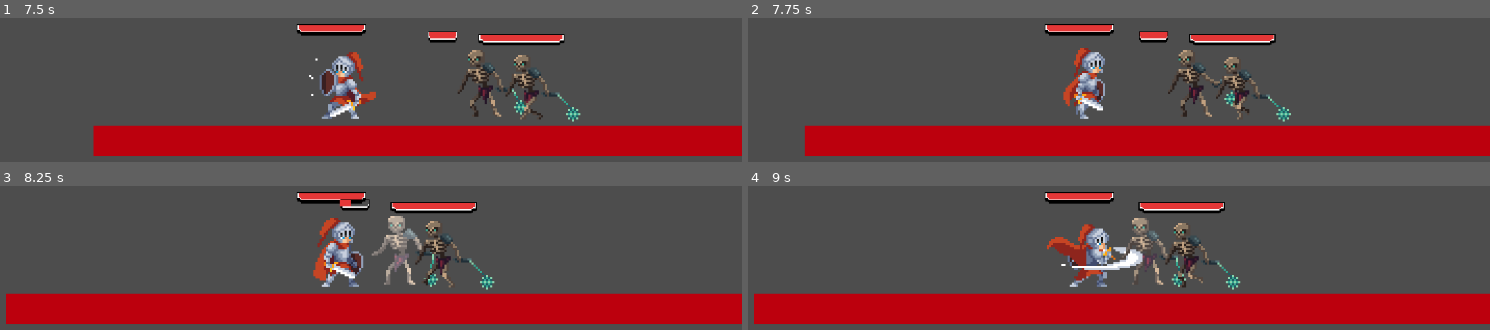
Above: before the commit, frames 1-4 (two rows, left to right).
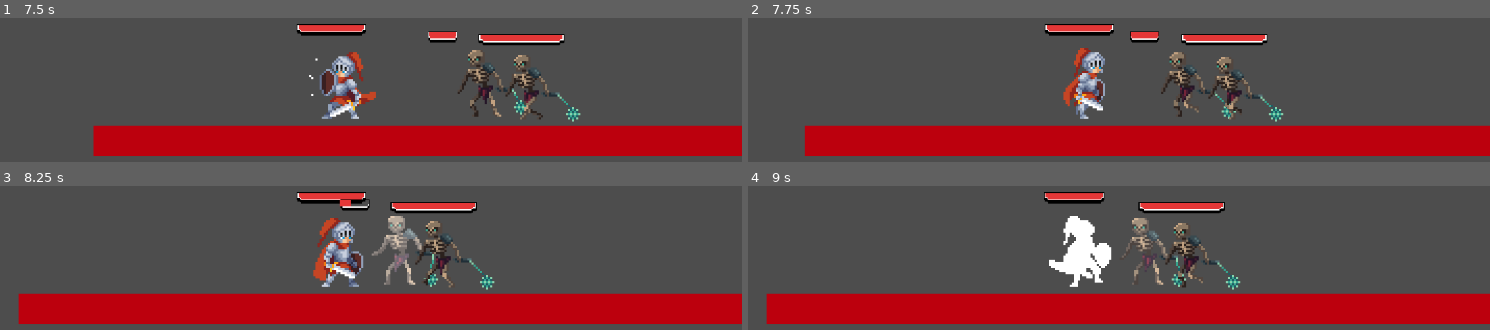
Above: after the commit, the same moments.

Repository: sky-monarch/holdThePanch
Game: Godot game, scene res://src/world.tscn
Two runs of this game, one before a commit and one after it. Both use one fixed random seed, a clock stepped at 60 frames per second and the inputs below.
Inputs (mouse positions are in pixels of both pictures, inside the frame that each line leads up to):
- Up to frame 1 (7.5 s): move the mouse to (519, 62) at 0.52 s; hold D (right) 0.53-2.03 s; click (519, 62) at 0.6 s; tap W (jump) at 0.77, 1.52, 3.02, 3.77, 4.52, 6.02, 6.77 s; right-click (519, 62) at 0.8 s; move the mouse to (185, 107) at 1.27 s; right-click (185, 107) at 1.35 s; click (185, 107) at 1.55 s; move the mouse to (outside the picture) at 2.02 s; hold A (left) 2.03-2.78 s; click (outside the picture) at 2.1 s; right-click (outside the picture) at 2.3 s; move the mouse to (outside the picture) at 2.77 s; hold D (right) 2.78-4.28 s; right-click (outside the picture) at 2.85 s; click (outside the picture) at 3.05 s; move the mouse to (578, 153) at 3.52 s; hold Shift (run) 3.53-4.28 s; right-click (578, 153) at 3.8 s; move the mouse to (103, 18) at 4.27 s; hold A (left) 4.28-5.03 s; click (103, 18) at 4.35 s; move the mouse to (385, 85) at 5.02 s; hold D (right) 5.03-5.78 s; right-click (385, 85) at 5.1 s; move the mouse to (outside the picture) at 5.77 s; hold A (left) 5.78-7.28 s; click (outside the picture) at 5.85 s; move the mouse to (519, 62) at 6.52 s; right-click (519, 62) at 6.6 s; move the mouse to (185, 107) at 7.27 s; hold D (right) from 7.28 s (still down); tap Shift (run) at 7.35 s
- Up to frame 2 (7.75 s): keep holding D (right); tap W (jump) at 7.52 s; click (933, 107) at 7.55 s
- Up to frame 3 (8.25 s): keep holding D (right); move the mouse to (outside the picture) at 8.02 s; click (outside the picture) at 8.1 s
- Up to frame 4 (9 s): keep holding D (right); right-click (outside the picture) at 8.3 s; move the mouse to (outside the picture) at 8.77 s; right-click (outside the picture) at 8.85 s

Frame 1 is identical in both runs. In frame 2, 3.1% of the frame differs, in the area x 51-74%, y 9-73%; in frame 3, 0.4%; in frame 4, 3.6%, in the area x 0-54%, y 4-96%.

Commit message:
Скрипт врага выделен в отдельный класс, который является родительским для всех врагов

Diff:
--- /dev/null
+++ b/scripts/enemy.gd
@@ -0,0 +1,122 @@
+extends CharacterBody2D
+class_name Enemy
+
+@export var speed: float = 100
+@export var max_hp: int = 30
+@export var damage: int = 10
+@export var attack_cooldown: float = 1
+
+var hp: int
+var player: Node2D = null
+var is_dead: bool = false
+var can_attack: bool = false
+var is_attacking: bool = false
+var is_hurting: bool = false
+var can_attaking = true
+var tween = null
+
+@onready var anim: AnimatedSprite2D = $AnimatedSprite2D
+@onready var detection_area: Area2D = $DetectionArea
+@onready var attack_area: Area2D = $AttackArea
+@onready var helth_bar = $HelthBar/FullHelthBar
+@onready var empty_bar = $HelthBar/EmptyHelthBar
+
+func _ready() -> void:
+	hp = max_hp
+	detection_area.body_entered.connect(_on_detection_body_entered)
+	detection_area.body_exited.connect(_on_detection_body_exited)
+	attack_area.body_entered.connect(_on_attack_body_entered)
+	attack_area.body_exited.connect(_on_attack_body_exited)
+
+
+
+func _physics_process(_delta: float) -> void:
+	if is_dead:
+		return
+
+	if is_hurting or is_attacking:
+		move_and_slide()
+		return
+
+	if player:
+		var dir = (player.global_position - global_position).normalized()
+		velocity.x = dir.x * speed
+		anim.flip_h = dir.x < 0
+		var players_in_attack_range = attack_area.get_overlapping_bodies().filter(func(body): return body.is_in_group("player"))
+		if can_attack and players_in_attack_range.size()>0:
+			velocity.x = 0
+			_attack()
+		else:
+			anim.play("Walk")
+	else:
+		velocity.x = 0
+		anim.play("Idle")
+
+	move_and_slide()
+
+func _on_detection_body_entered(body: Node) -> void:
+	if body.is_in_group("player"):
+		player = body
+
+func _on_detection_body_exited(body: Node) -> void:
+	if body == player:
+		player = null
+
+func _on_attack_body_entered(body: Node) -> void:
+	if body.is_in_group("player"):
+		can_attack = true
+
+func _on_attack_body_exited(body: Node) -> void:
+	if body.is_in_group("player"):
+		can_attack = false
+
+func _attack() -> void:
+	if is_attacking or is_dead or player == null or is_hurting:
+		return
+
+	is_attacking = true
+	anim.play("Attack")
+
+	await get_tree().create_timer(0.8).timeout
+	if can_attack and player and player.has_method("take_damage") and not player.is_defend:
+		var bodyes = attack_area.get_overlapping_bodies()
+		for body_attak in bodyes:
+			if body_attak.is_in_group("player"):
+				player.take_damage(damage)
+
+	await anim.animation_finished
+	is_attacking = false
+
+	await get_tree().create_timer(attack_cooldown).timeout
+	can_attack = true
+
+func take_damage(amount: int) -> void:
+	if is_dead or is_hurting or not can_attaking:
+		return
+	hp -= amount
+	update_helth_bar()
+	is_hurting = true
+	can_attack = false
+	can_attaking = false
+	anim.play("Hurt")
+	await anim.animation_finished
+	if hp <= 0:
+		die()
+	can_attack = true
+	is_hurting = false
+	await get_tree().create_timer(1).timeout
+	can_attaking = true
+
+func die() -> void:
+	is_dead = true
+	anim.play("Die")
+	await anim.animation_finished
+	queue_free()
+
+func update_helth_bar():
+	var scale_hp = clamp(float(hp)/float(max_hp), 0.0, 1.0)/2
+	if tween and tween.is_valid():
+		tween.kill()
+	tween = create_tween()
+	tween.tween_property(helth_bar, "scale:x", scale_hp, 0.2)
+	tween.tween_property(empty_bar, "scale:x", scale_hp, 0.2)
--- a/scripts/golem_blue.gd
+++ b/scripts/golem_blue.gd
@@ -1,121 +1 @@
-extends CharacterBody2D
-
-@export var speed: float = 100
-@export var max_hp: int = 30
-@export var damage: int = 10
-@export var attack_cooldown: float = 1
-
-var hp: int
-var player: Node2D = null
-var is_dead: bool = false
-var can_attack: bool = false
-var is_attacking: bool = false
-var is_hurting: bool = false
-var can_attaking = true
-var tween = null
-
-@onready var anim: AnimatedSprite2D = $AnimatedSprite2D
-@onready var detection_area: Area2D = $DetectionArea
-@onready var attack_area: Area2D = $AttackArea
-@onready var helth_bar = $HelthBar/FullHelthBar
-@onready var empty_bar = $HelthBar/EmptyHelthBar
-
-func _ready() -> void:
-	hp = max_hp
-	detection_area.body_entered.connect(_on_detection_body_entered)
-	detection_area.body_exited.connect(_on_detection_body_exited)
-	attack_area.body_entered.connect(_on_attack_body_entered)
-	attack_area.body_exited.connect(_on_attack_body_exited)
-
-
-
-func _physics_process(_delta: float) -> void:
-	if is_dead:
-		return
-
-	if is_hurting or is_attacking:
-		move_and_slide()
-		return
-
-	if player:
-		var dir = (player.global_position - global_position).normalized()
-		velocity.x = dir.x * speed
-		anim.flip_h = dir.x < 0
-		var players_in_attack_range = attack_area.get_overlapping_bodies().filter(func(body): return body.is_in_group("player"))
-		if can_attack and players_in_attack_range.size()>0:
-			velocity.x = 0
-			_attack()
-		else:
-			anim.play("Walk")
-	else:
-		velocity.x = 0
-		anim.play("Idle")
-
-	move_and_slide()
-
-func _on_detection_body_entered(body: Node) -> void:
-	if body.is_in_group("player"):
-		player = body
-
-func _on_detection_body_exited(body: Node) -> void:
-	if body == player:
-		player = null
-
-func _on_attack_body_entered(body: Node) -> void:
-	if body.is_in_group("player"):
-		can_attack = true
-
-func _on_attack_body_exited(body: Node) -> void:
-	if body.is_in_group("player"):
-		can_attack = false
-
-func _attack() -> void:
-	if is_attacking or is_dead or player == null or is_hurting:
-		return
-
-	is_attacking = true
-	anim.play("Attack")
-
-	await get_tree().create_timer(0.8).timeout
-	if can_attack and player and player.has_method("take_damage") and not player.is_defend:
-		var bodyes = attack_area.get_overlapping_bodies()
-		for body_attak in bodyes:
-			if body_attak.is_in_group("player"):
-				player.take_damage(damage)
-
-	await anim.animation_finished
-	is_attacking = false
-
-	await get_tree().create_timer(attack_cooldown).timeout
-	can_attack = true
-
-func take_damage(amount: int) -> void:
-	if is_dead or is_hurting or not can_attaking:
-		return
-	hp -= amount
-	update_helth_bar()
-	is_hurting = true
-	can_attack = false
-	can_attaking = false
-	anim.play("Hurt")
-	await anim.animation_finished
-	if hp <= 0:
-		die()
-	can_attack = true
-	is_hurting = false
-	await get_tree().create_timer(1).timeout
-	can_attaking = true
-
-func die() -> void:
-	is_dead = true
-	anim.play("Die")
-	await anim.animation_finished
-	queue_free()
-
-func update_helth_bar():
-	var scale_hp = clamp(float(hp)/float(max_hp), 0.0, 1.0)/2
-	if tween and tween.is_valid():
-		tween.kill()
-	tween = create_tween()
-	tween.tween_property(helth_bar, "scale:x", scale_hp, 0.2)
-	tween.tween_property(empty_bar, "scale:x", scale_hp, 0.2)
+extends Enemy
--- a/scripts/skelet.gd
+++ b/scripts/skelet.gd
@@ -1,121 +1 @@
-extends CharacterBody2D
-
-@export var speed: float = 100
-@export var max_hp: int = 30
-@export var damage: int = 10
-@export var attack_cooldown: float = 1
-
-var hp: int
-var player: Node2D = null
-var is_dead: bool = false
-var can_attack: bool = false
-var is_attacking: bool = false
-var is_hurting: bool = false
-var can_attaking = true
-var tween = null
-
-@onready var anim: AnimatedSprite2D = $AnimatedSprite2D
-@onready var detection_area: Area2D = $DetectionArea
-@onready var attack_area: Area2D = $AttackArea
-@onready var helth_bar = $HelthBar/FullHelthBar
-@onready var empty_bar = $HelthBar/EmptyHelthBar
-
-func _ready() -> void:
-	hp = max_hp
-	detection_area.body_entered.connect(_on_detection_body_entered)
-	detection_area.body_exited.connect(_on_detection_body_exited)
-	attack_area.body_entered.connect(_on_attack_body_entered)
-	attack_area.body_exited.connect(_on_attack_body_exited)
-
-
-
-func _physics_process(_delta: float) -> void:
-	if is_dead:
-		return
-
-	if is_hurting or is_attacking:
-		move_and_slide()
-		return
-
-	if player:
-		var dir = (player.global_position - global_position).normalized()
-		velocity.x = dir.x * speed
-		anim.flip_h = dir.x < 0
-		var players_in_attack_range = attack_area.get_overlapping_bodies().filter(func(body): return body.is_in_group("player"))
-		if can_attack and players_in_attack_range.size()>0:
-			velocity.x = 0
-			_attack()
-		else:
-			anim.play("Walk")
-	else:
-		velocity.x = 0
-		anim.play("Idle")
-
-	move_and_slide()
-
-func _on_detection_body_entered(body: Node) -> void:
-	if body.is_in_group("player"):
-		player = body
-
-func _on_detection_body_exited(body: Node) -> void:
-	if body == player:
-		player = null
-
-func _on_attack_body_entered(body: Node) -> void:
-	if body.is_in_group("player"):
-		can_attack = true
-
-func _on_attack_body_exited(body: Node) -> void:
-	if body.is_in_group("player"):
-		can_attack = false
-
-func _attack() -> void:
-	if is_attacking or is_dead or player == null or is_hurting:
-		return
-
-	is_attacking = true
-	anim.play("Attack")
-
-	await get_tree().create_timer(0.8).timeout
-	if can_attack and player and player.has_method("take_damage") and not player.is_defend:
-		var bodyes = attack_area.get_overlapping_bodies()
-		for body_attak in bodyes:
-			if body_attak.is_in_group("player"):
-				player.take_damage(damage)
-
-	await anim.animation_finished
-	is_attacking = false
-
-	await get_tree().create_timer(attack_cooldown).timeout
-	can_attack = true
-
-func take_damage(amount: int) -> void:
-	if is_dead or is_hurting or not can_attaking:
-		return
-	hp -= amount
-	update_helth_bar()
-	is_hurting = true
-	can_attack = false
-	can_attaking = false
-	anim.play("Hurt")
-	await anim.animation_finished
-	if hp <= 0:
-		die()
-	can_attack = true
-	is_hurting = false
-	await get_tree().create_timer(1).timeout
-	can_attaking = true
-
-func die() -> void:
-	is_dead = true
-	anim.play("Die")
-	await anim.animation_finished
-	queue_free()
-
-func update_helth_bar():
-	var scale_hp = clamp(float(hp)/float(max_hp), 0.0, 1.0)/2
-	if tween and tween.is_valid():
-		tween.kill()
-	tween = create_tween()
-	tween.tween_property(helth_bar, "scale:x", scale_hp, 0.2)
-	tween.tween_property(empty_bar, "scale:x", scale_hp, 0.2)
+extends Enemy
--- a/src/golem_blue.tscn
+++ b/src/golem_blue.tscn
@@ -371,6 +371,7 @@
 [node name="Golem_blue" type="CharacterBody2D"]
 scale = Vector2(3, 3)
 script = ExtResource("1_t5dxf")
+max_hp = 50
 
 [node name="AnimatedSprite2D" type="AnimatedSprite2D" parent="."]
 position = Vector2(1, 2)
--- a/src/skelet.tscn
+++ b/src/skelet.tscn
@@ -230,7 +230,7 @@
 "duration": 1.0,
 "texture": SubResource("AtlasTexture_5jqq2")
 }],
-"loop": true,
+"loop": false,
 "name": &"Attack",
 "speed": 5.0
 }, {
Not shown, added: scripts/enemy.gd.uid
